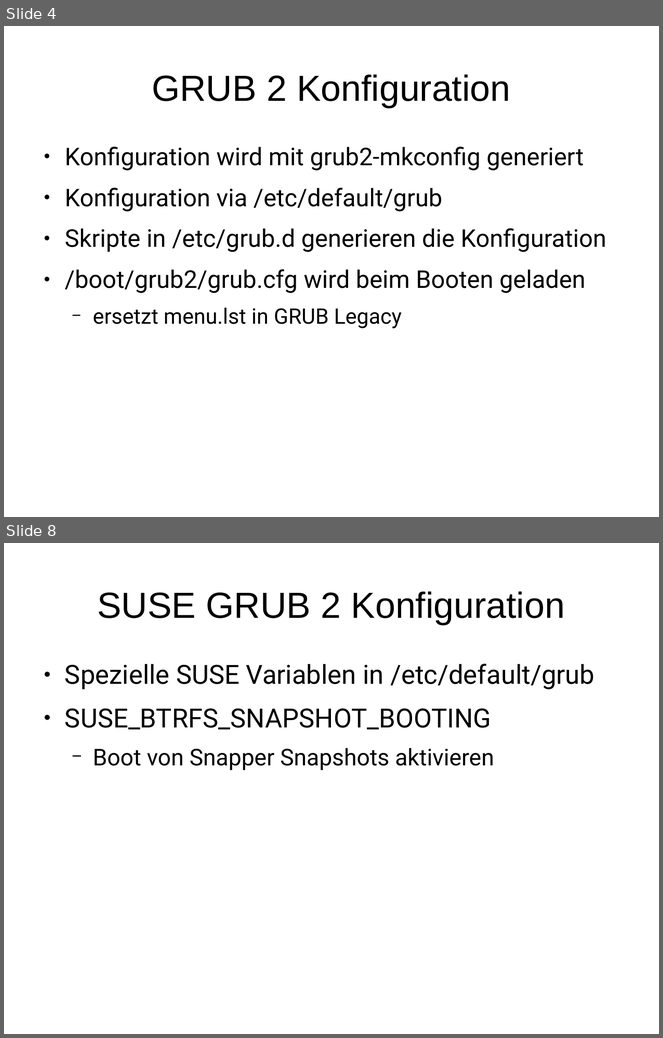
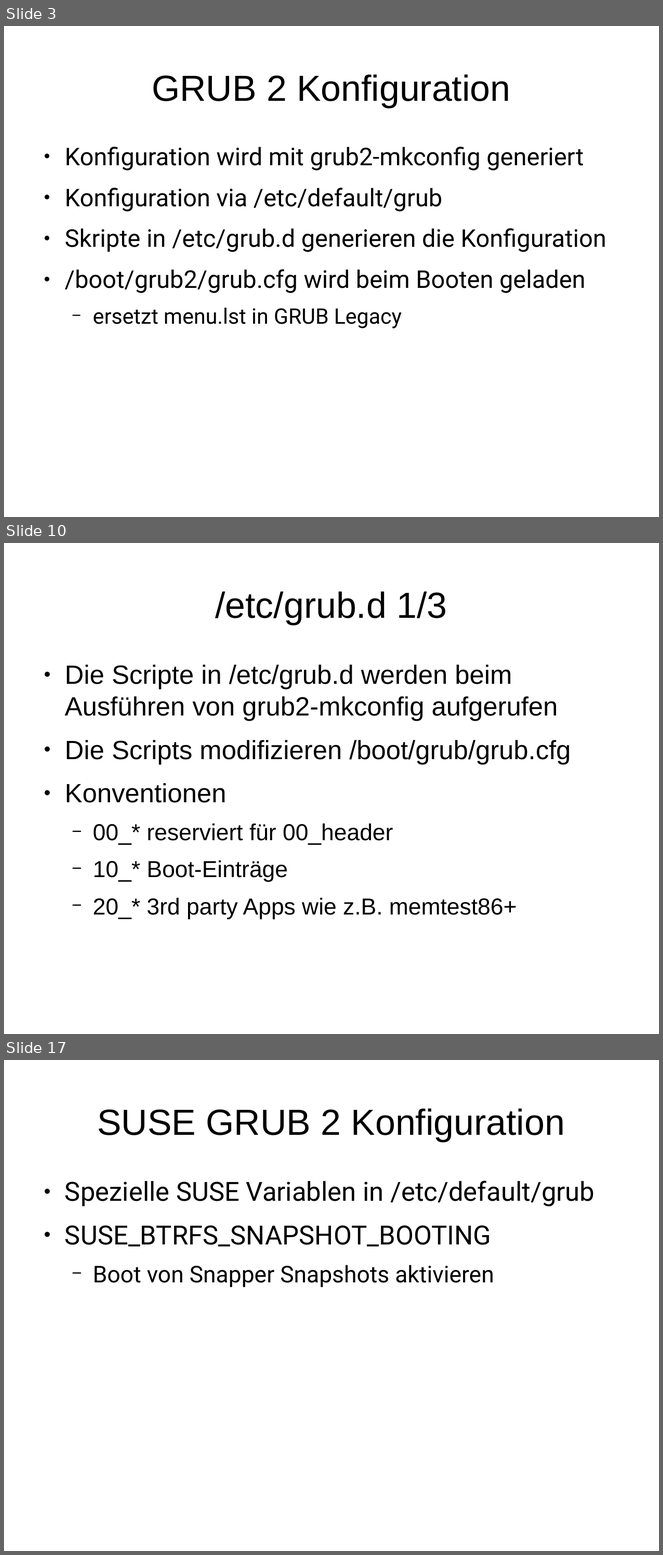
Before and after one commit to adfinis/adsy-trainings, a slide deck: SSA_SUSE-System-Administration/1004_grub2/modul_grub2_1004_01_slides.odp. Shown one above the other, each under a label of ours: slides 4 and 8 before the commit, slides 3, 10 and 17 after it; the slides between them are not shown. The pictures are 663x1038 and 663x1555 pixels, drawn with LibreOffice and Linux fonts; fonts in the diff are those of the drawing. Boxes give left, top, right and bottom in pixels: in the first picture for what was removed or moved away, otherwise in the second. Text is boxed around its words. In the diff, an @@ line names an element or a change of style, - is before the commit and + after.

Commit message:
pimp grub2 slides

```diff
--- a/SSA_SUSE-System-Administration/1004_grub2/modul_grub2_1004_01_slides.odp
+++ b/SSA_SUSE-System-Administration/1004_grub2/modul_grub2_1004_01_slides.odp
@@ slide 10 added at (4, 543, 659, 1034), background #FFFFFF @@
@@ title added at (215, 591, 447, 625), 44 pt, text #000000 @@
+/etc/grub.d 1/3
@@ text added at (65, 665, 571, 919), 32 pt, text #000000 @@
+● Die Scripte in /etc/grub.d werden beim Ausführen von grub2-mkconfig aufgerufen
+● Die Scripts modifizieren /boot/grub/grub.cfg
+● Konventionen
+  − 00_* reserviert für 00_header
+  − 10_* Boot-Einträge
+  − 20_* 3rd party Apps wie z.B. memtest86+
@@ what was slide 4 is now slide 3 @@
@@ what was slide 8 is now slide 17 @@
```
Also in this commit, not shown: 4 slides changed, 15 other slides added, 1 slide removed.
